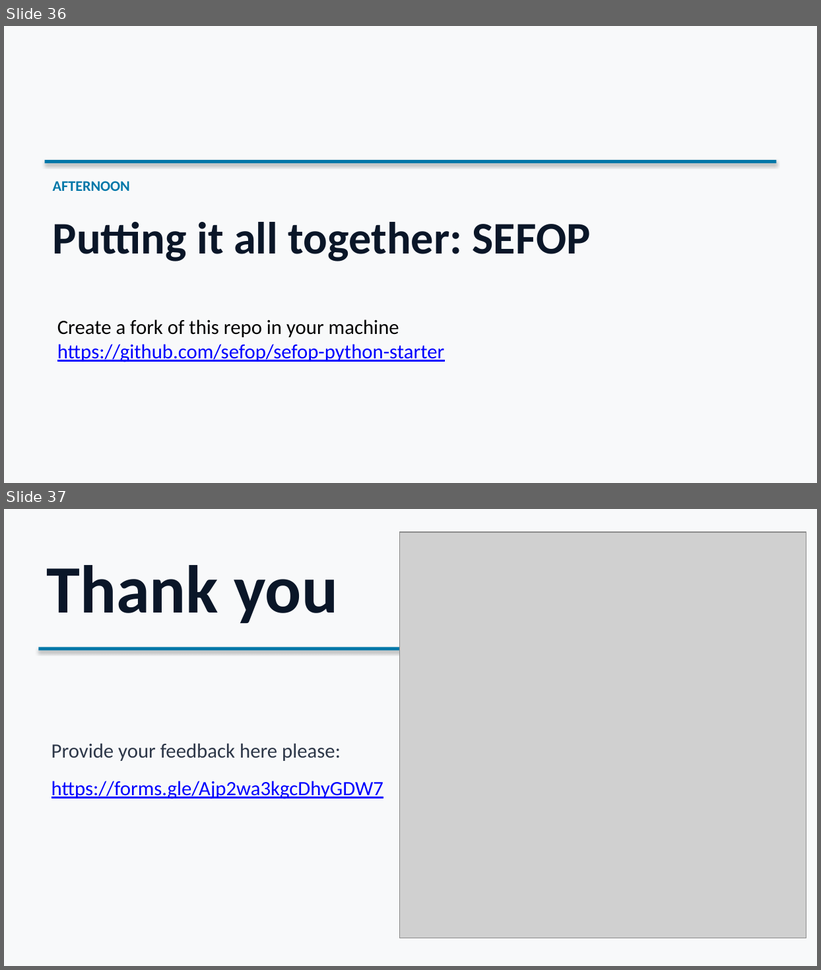
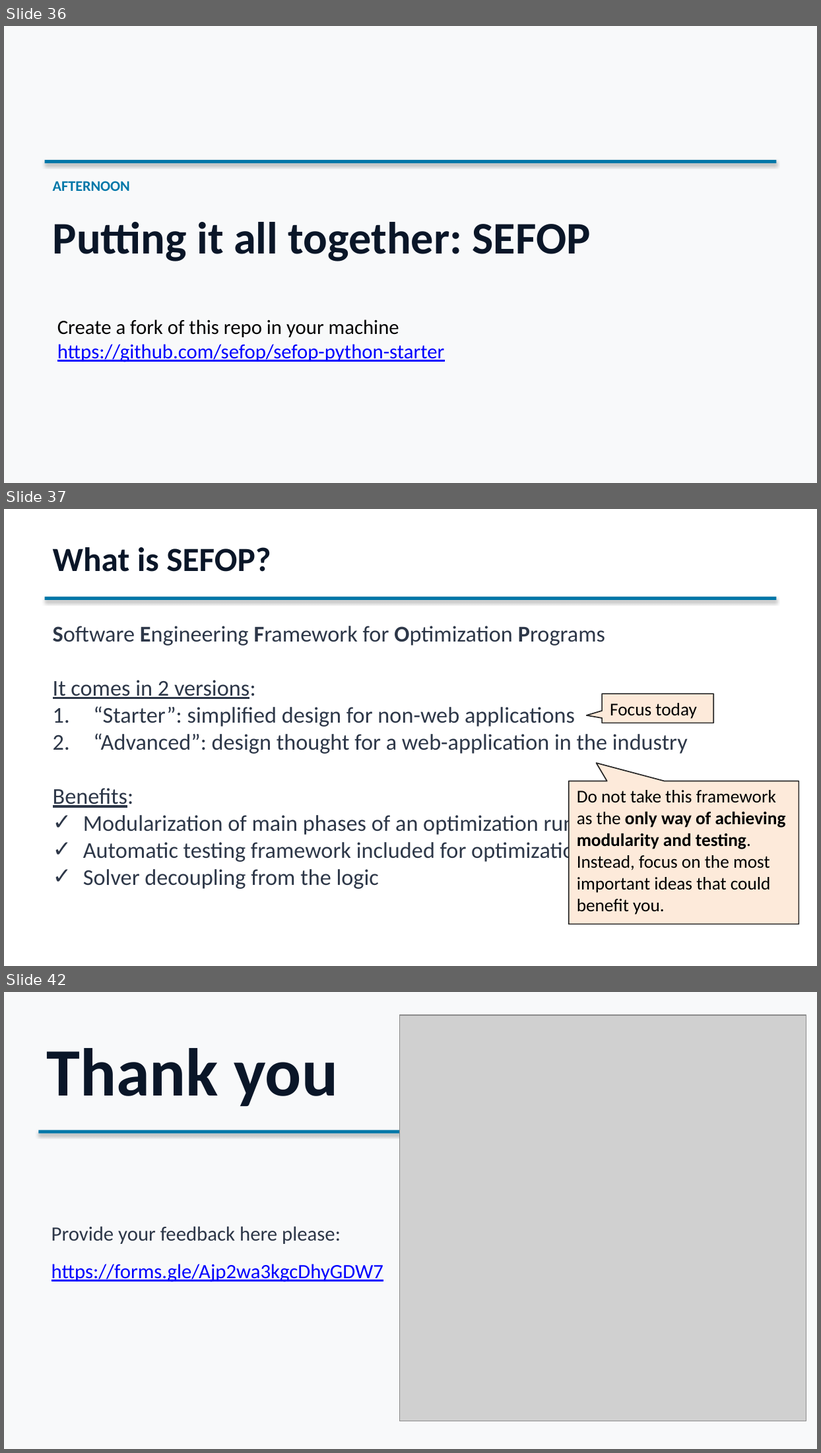
Before and after one commit to sefop/sefop-training-hub, a slide deck: workshops/2026-06-29-purdue/Purdue_Workshop.pptx. Shown one above the other, each under a label of ours: slides 36 and 37 before the commit, slides 36, 37 and 42 after it; the slides between them are not shown. The pictures are 821x970 and 821x1453 pixels, drawn with LibreOffice and Linux fonts; fonts in the diff are those of the drawing; grey boxes stand for pictures. Boxes give left, top, right and bottom in pixels: in the first picture for what was removed or moved away, otherwise in the second. Text is boxed around its words. In the diff, an @@ line names an element or a change of style, - is before the commit and + after.

```diff
--- a/workshops/2026-06-29-purdue/Purdue_Workshop.pptx
+++ b/workshops/2026-06-29-purdue/Purdue_Workshop.pptx
@@ slide 37 added at [4, 509, 817, 966], background #FFFFFF @@
@@ text added at [53, 547, 271, 572], 30 pt, text #0A1628, bold @@
+What is SEFOP?
@@ rectangle added at [45, 597, 776, 600], fill #0077A8 @@
@@ text added at [53, 626, 688, 889], 20 pt, text #2D3748 @@
+Software Engineering Framework for Optimization Programs
+It comes in 2 versions:
+1. “Starter”: simplified design for non-web applications
+2. “Advanced”: design thought for a web-application in the industry
+Benefits:
+✓ Modularization of main phases of an optimization run
+✓ Automatic testing framework included for optimization problems
+✓ Solver decoupling from the logic
@@ speech box added at [602, 694, 713, 723], fill #FDEADA, outline #262626 1 pt, 16 pt, text #000000 @@
+Focus today
@@ speech box added at [569, 782, 799, 925], fill #FDEADA, outline #262626 1 pt, 16 pt, text #000000 @@
+Do not take this framework as the only way of achieving modularity and testing. Instead, focus on the most important ideas that could benefit you.
@@ what was slide 37 is now slide 42 @@
```
Also in this commit, not shown: 3 slides changed, 4 other slides added, 1 other file.
